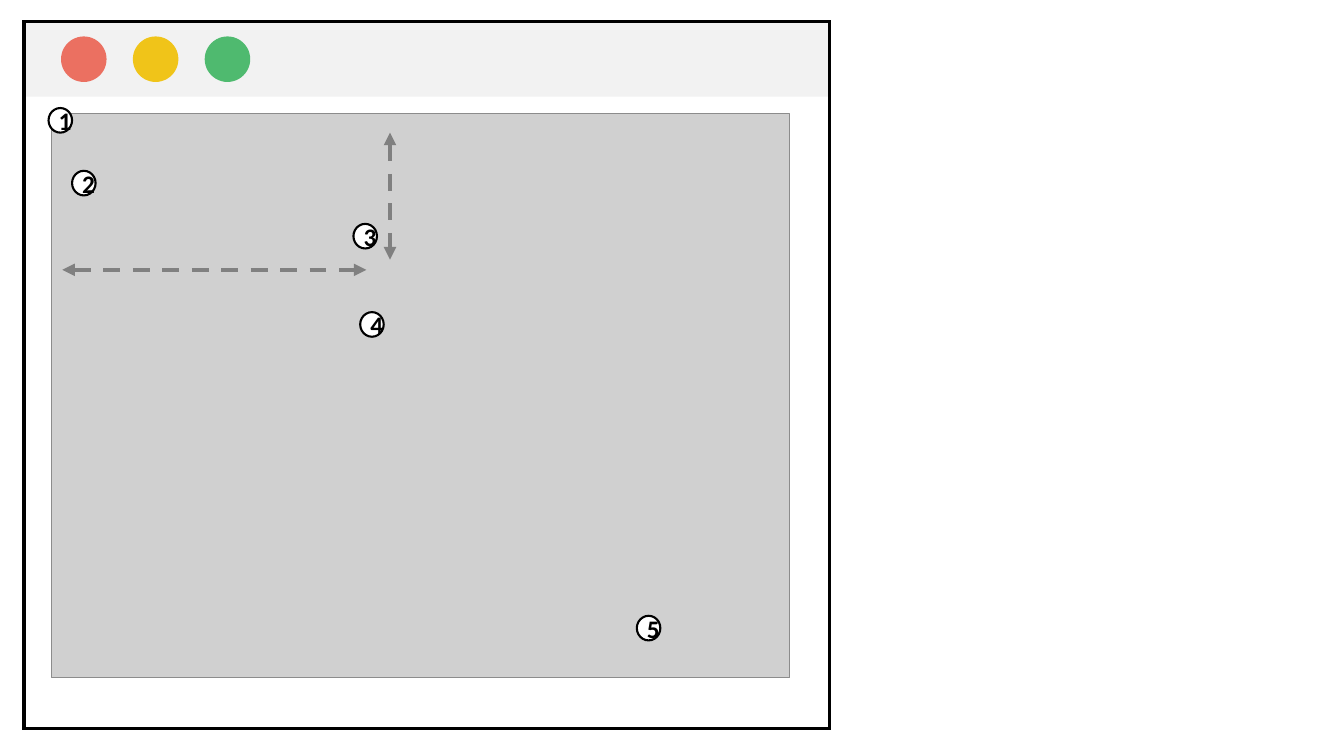
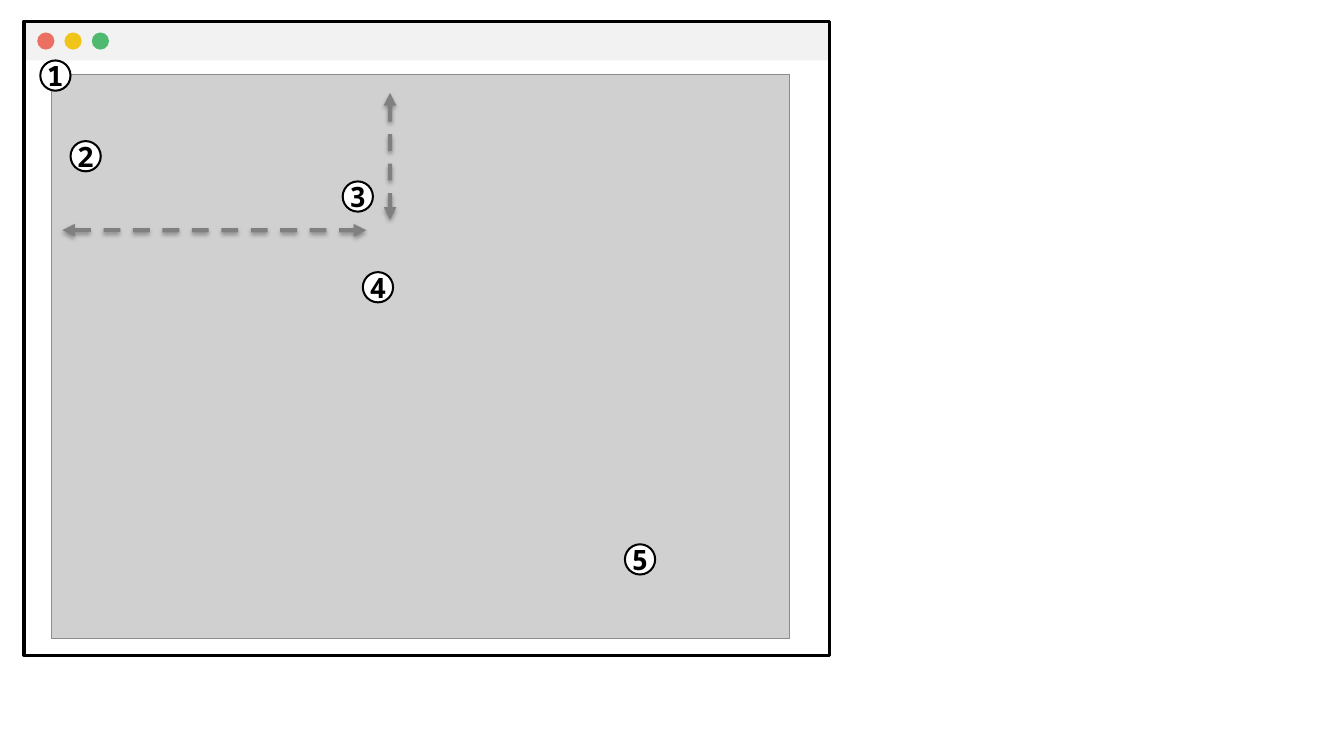
Before and after one commit to aritradhar/PhD-Thesis, a slide deck: slide 1 of chapters/IntegriScreen/img/runningExample.pptx. Drawn at 1344x756 pixels with LibreOffice and Linux fonts; fonts in the diff are those of the drawing; grey boxes stand for pictures. Boxes give left, top, right and bottom in pixels: in the first picture for what was removed or moved away, otherwise in the second. Text is boxed around its words. In the diff, an @@ line names an element or a change of style, - is before the commit and + after.

```diff
--- a/chapters/IntegriScreen/img/runningExample.pptx
+++ b/chapters/IntegriScreen/img/runningExample.pptx
@@ rectangle: place and size @@
-rectangle at (24,21,830,97)
+rectangle at (24,21,830,60)
@@ rectangle: place and size @@
-rectangle at (24,21,830,729)
+rectangle at (24,21,830,655)
@@ rectangle at (24,21,830,655): outline #000000 2.25 pt to #000000 2.24 pt @@
@@ ellipse: place and size @@
-ellipse at (62,36,107,82)
+ellipse at (37,32,54,49)
@@ ellipse: place and size @@
-ellipse at (133,36,178,82)
+ellipse at (65,32,82,49)
@@ ellipse: place and size @@
-ellipse at (205,36,250,82)
+ellipse at (92,32,109,49)
@@ ellipse "1": place and size @@
-ellipse "1" at (48,108,72,132)
+ellipse "1" at (40,60,71,91)
@@ picture: place and size @@
-picture at (51,114,789,678)
+picture at (51,75,789,638)
@@ freeform shape added at (390,93,390,220), outline #808080 3 pt @@
@@ ellipse "2": place and size @@
-ellipse "2" at (72,170,95,195)
+ellipse "2" at (71,141,101,171)
@@ double arrow removed from (390, 133) to (390, 259) @@
@@ ellipse "3": place and size @@
-ellipse "3" at (354,224,377,248)
+ellipse "3" at (343,181,373,212)
@@ freeform shape added at (63,230,367,230), outline #808080 3 pt @@
@@ double arrow removed from (63, 270) to (367, 270) @@
@@ ellipse "4": place and size @@
-ellipse "4" at (360,313,383,337)
+ellipse "4" at (363,272,393,302)
@@ size 18 to 20 pt, font Calibri to Noto Sans Mono; outline #000000 1.5 pt to #000000 1.45 pt in 5 elements at (71,141,101,171), (363,272,393,302), (343,181,373,212), (40,60,71,91), (625,544,655,575) @@
@@ ellipse "5": place and size @@
-ellipse "5" at (637,616,660,640)
+ellipse "5" at (625,544,655,575)
```
Also in this commit, not shown: 16 other files.
